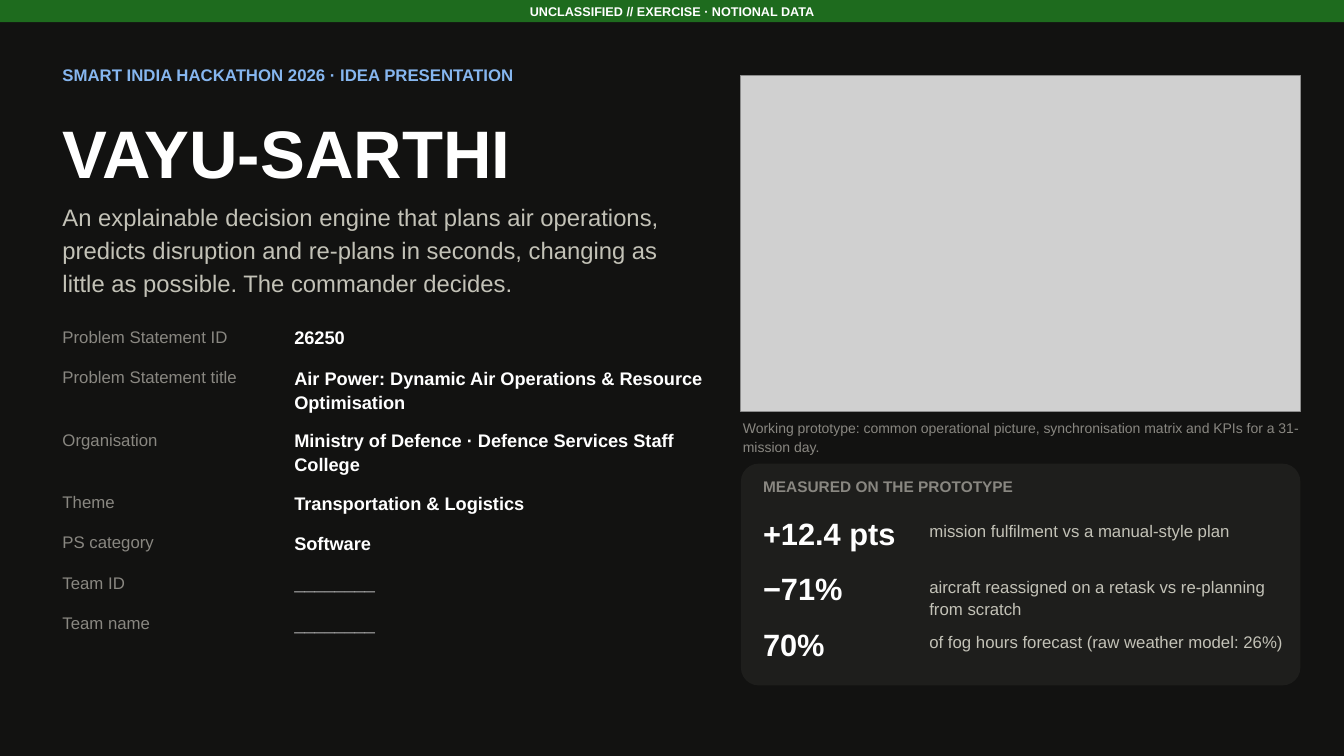
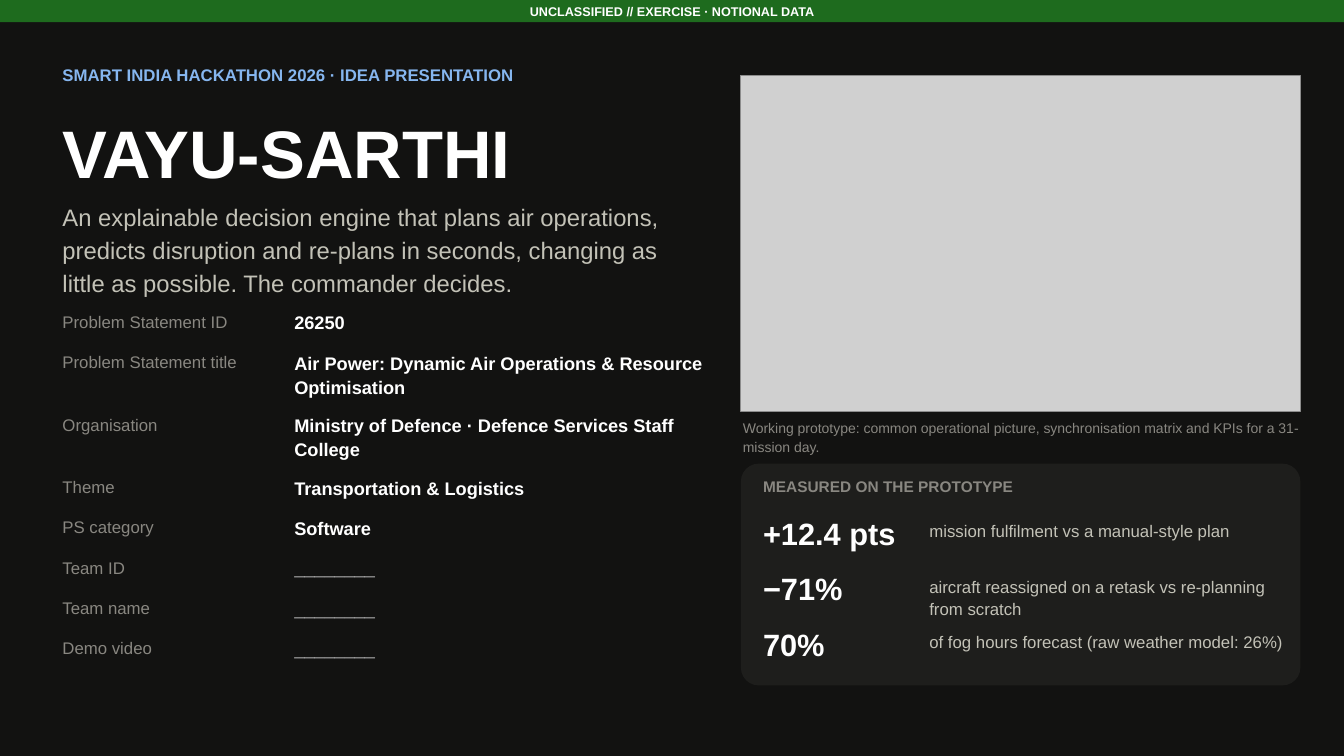
Before and after one commit to DeepakSinghhh/Air-power-Dynamic, a slide deck: slide 1 of docs/VAYU-SARTHI_SIH2026_idea.pptx. Drawn at 1344x756 pixels with LibreOffice and Linux fonts; fonts in the diff are those of the drawing; grey boxes stand for pictures. Boxes give left, top, right and bottom in pixels: in the first picture for what was removed or moved away, otherwise in the second. Text is boxed around its words. In the diff, an @@ line names an element or a change of style, - is before the commit and + after.

```diff
--- a/docs/VAYU-SARTHI_SIH2026_idea.pptx
+++ b/docs/VAYU-SARTHI_SIH2026_idea.pptx
@@ 14 texts: place and size @@
-14 texts at [62, 331, 716, 649]
+14 texts at [62, 316, 716, 634]
@@ text added at [62, 642, 152, 654], 12 pt, text #898781 @@
+Demo video
@@ text added at [292, 634, 716, 675], 13 pt, text #FFFFFF, bold @@
+________
```
Also in this commit, not shown: 2 other files.
